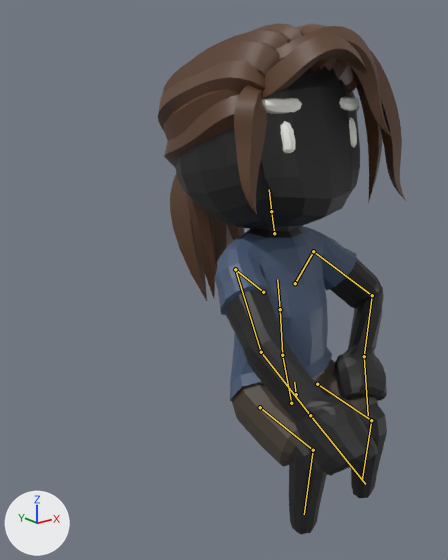
The glTF model assets/models/Casual_Female.gltf: old version first, new version second.
Both versions are drawn from a 50 mm camera at (-2.55, -2.07, 2.5) aimed at (-0.45, 0.54, 1.45). The lights are fixed; the arrows at lower left show +X, +Y and +Z. The older version comes first. Both versions are drawn at frame 0 of the action 'StandUp'; the numbers are the values there. The bones that change, and the others that lie on the model, are drawn over the model as lines.

The first picture shows 'Body'.
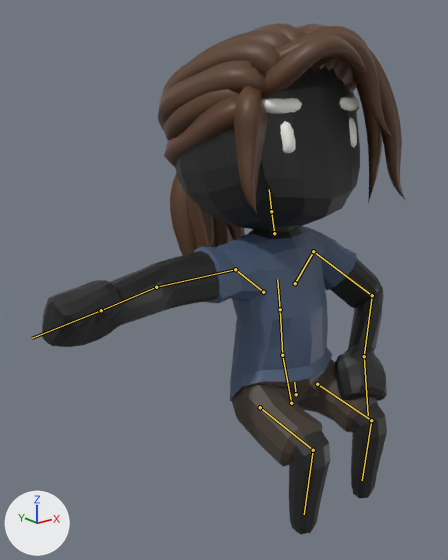
Where the change shows, as pixel boxes (x1, y1, x2, y2) in the pictures (448 x 560 px):
```json
{"object": "Body", "change": "posed", "before": [158, 23, 406, 534], "after": [42, 23, 406, 534], "on screen": "47% wider"}
{"bone": "UpperArm.R", "before": "(235, 269) to (261, 352)", "after": "(235, 269) to (156, 287)"}
```

The change, as JSON lines over the scene's bpy script:
```json
{"block": "bone_upperarm_r", "where": "bone_upperarm_r = bpy.data.objects['CharacterArmature'].pose.bones['UpperArm.R']  # child of 'Shoulder.R'"}
{"op": "set", "path": "bone_upperarm_r.rotation_quaternion", "old": "(0.748, -0.437, -0.207, 0.455)", "new": "(1.0, 0.0, 0.0, 0.0)", "note": "degrees (-58, 5, 60) -> degrees (0, 0, 0)"}
```
